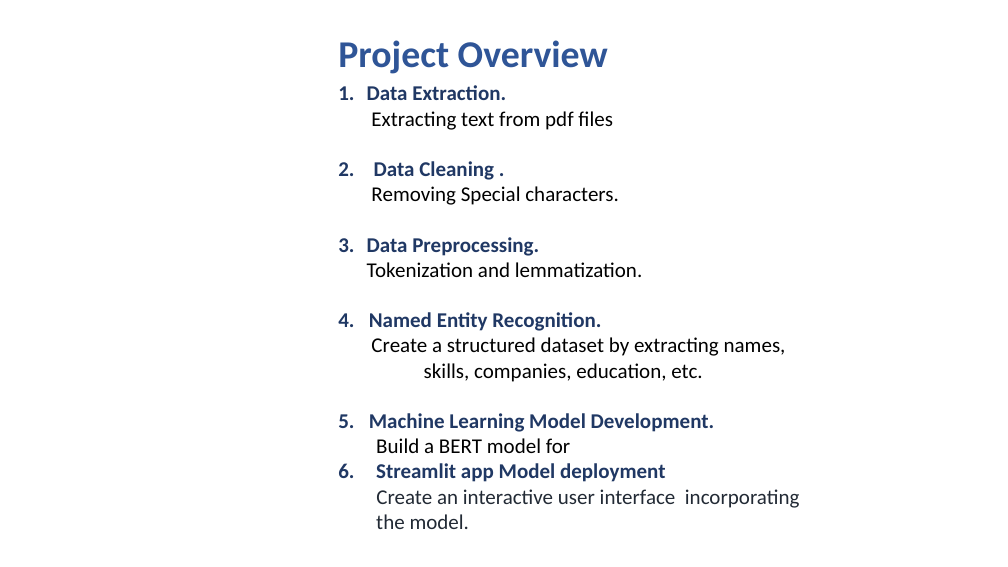
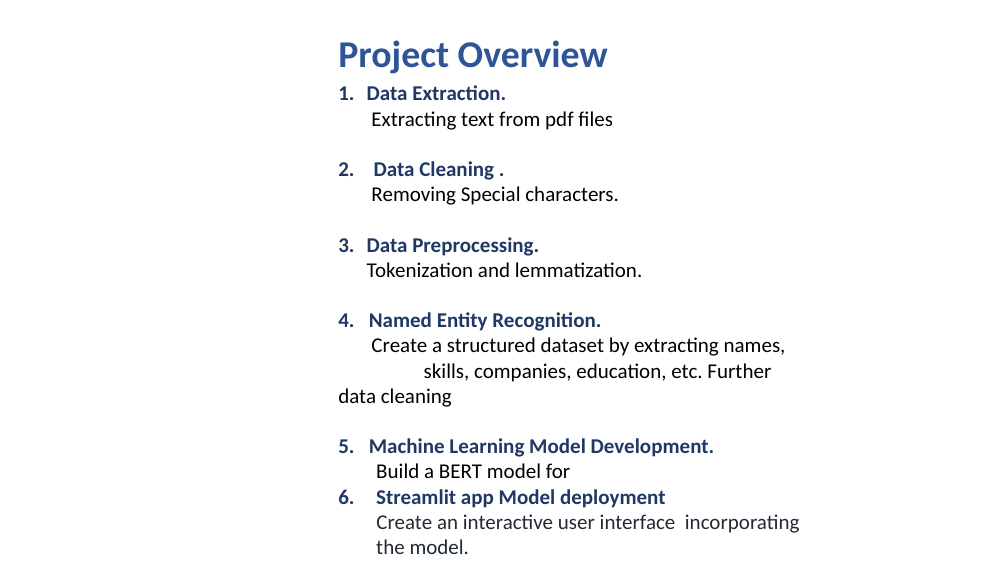
Before and after one commit to mk7890/Resume-Parsing-System, a slide deck: slide 5 of Resume Parsing.pptx. Drawn at 1008x567 pixels with LibreOffice and Linux fonts; fonts in the diff are those of the drawing; background and template pictures are left out. Boxes give left, top, right and bottom in pixels: in the first picture for what was removed or moved away, otherwise in the second. Text is boxed around its words. In the diff, an @@ line names an element or a change of style, - is before the commit and + after.

```diff
--- a/Resume Parsing.pptx
+++ b/Resume Parsing.pptx
@@ text at box(338, 337, 786, 407): text changed @@
-Create a structured dataset by extracting names, skills, companies, education, etc.
+Create a structured dataset by extracting names, skills, companies, education, etc. Further data cleaning
```
Also in this commit, not shown: 5 other slides changed, 1 slide added.
